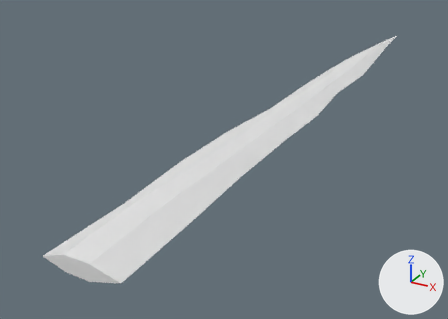
One commit to the glTF model godot/assets/waffen/modelle/schwertklinge/t4_1.glb: the scene before it, then after it.
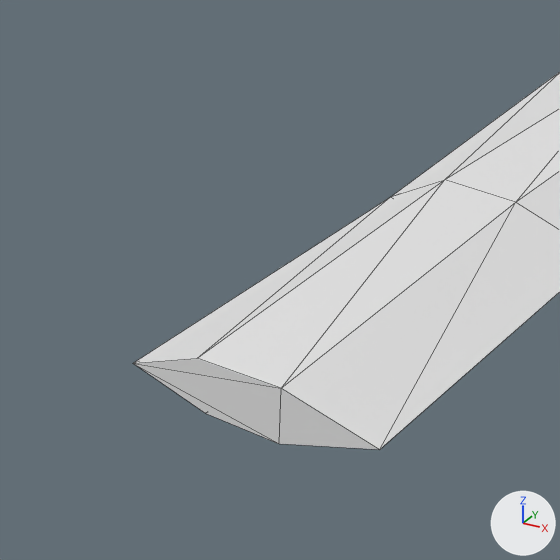
Old and new are each drawn whole from a 50 mm lens placed at (0.232, -0.129, 0.212), pointed at (-0.061, 0.404, -0.054) and again close up on the part from 0% to 40% of the width and 44% to 100% of the height. The lights are fixed; the arrows at lower right show +X, +Y and +Z. The first two pictures are the older version. The close-ups show mesh edges as thin lines. Vertices at exactly the same position are counted once.

Names of what the first close-up shows: 'schwertklinge_t4_1'.
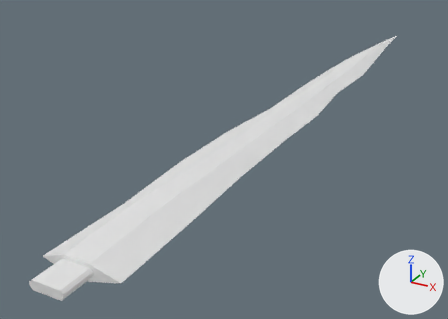
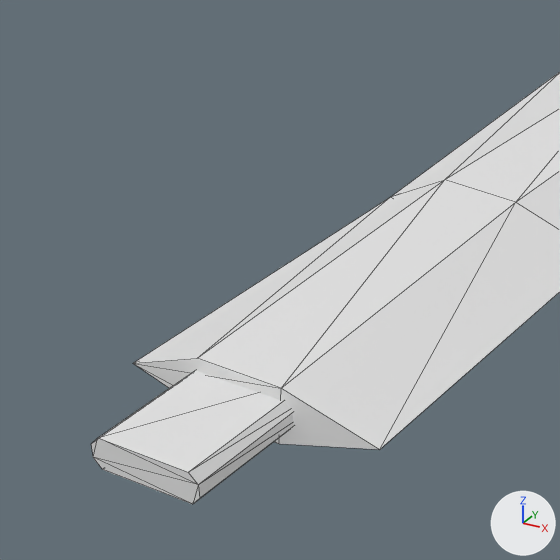
What the commit changed:
me_schwertklinge_t4_1 is used by ob_schwertklinge_t4_1; location (0.0, 0.0, 0.0).
me_schwertklinge_t4_1 had 55 vertices, 106 faces and spanned x -0.031..0.034, y 0.108..0.848, z -0.009..0.008.
me_schwertklinge_t4_1 now has 71 vertices, 134 faces and spans x -0.031..0.034, y 0.082..0.848, z -0.009..0.008.
me_schwertklinge_t4_1 part 1: a new loose piece of 16 vertices spanning x -0.013..0.013, y 0.082..0.118, z -0.004..0.003, in mat_eis (white #e7e7e7).

Changed parts and their boxes (x1, y1, x2, y2) in the close-ups (560 x 560 px):
'schwertklinge_t4_1', reshaped: before (134, 72, 560, 450); after (91, 72, 560, 504)
part 1 of me_schwertklinge_t4_1, added: after (91, 370, 294, 504)
